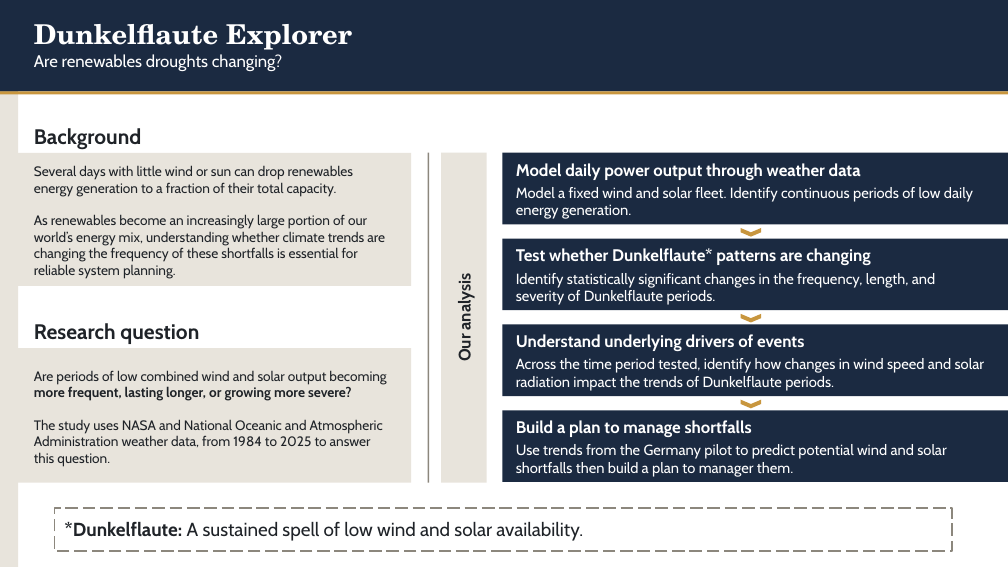
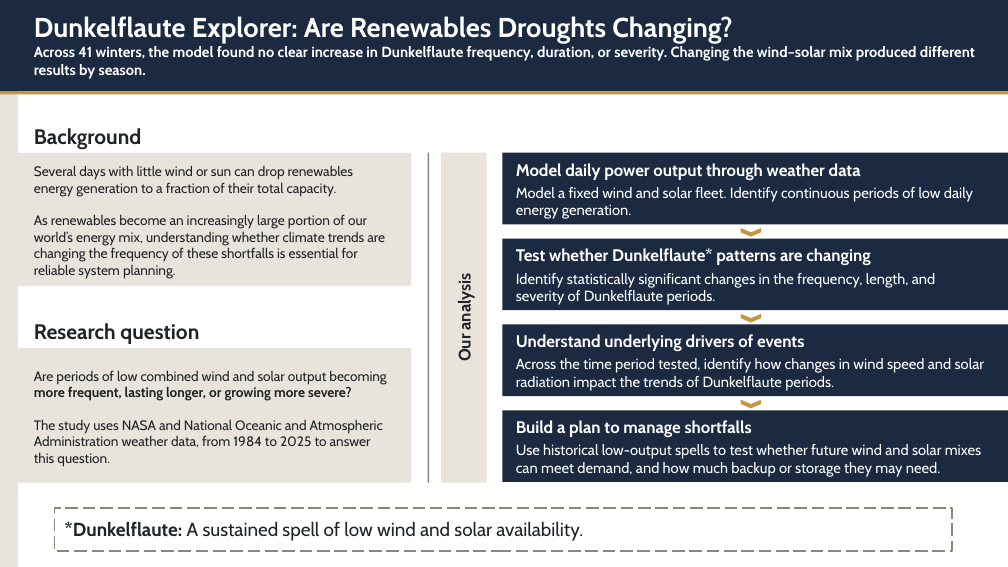
Before and after one commit to asakti47/dunkelflaute-explorer, a slide deck: slide 1 of Dunkelflaute Presentation.pptx. Drawn at 1008x567 pixels with LibreOffice and Linux fonts; fonts in the diff are those of the drawing. Boxes give left, top, right and bottom in pixels: in the first picture for what was removed or moved away, otherwise in the second. Text is boxed around its words. In the diff, an @@ line names an element or a change of style, - is before the commit and + after.

```diff
--- a/Dunkelflaute Presentation.pptx
+++ b/Dunkelflaute Presentation.pptx
@@ text at (x1=34, y1=16, x2=975, y2=79): text changed; size 16 to 14 pt; bold on @@
-Dunkelflaute Explorer
-Are renewables droughts changing?
+Dunkelflaute Explorer: Are Renewables Droughts Changing?
+Across 41 winters, the model found no clear increase in Dunkelflaute frequency, duration, or severity. Changing the wind–solar mix produced different results by season.
@@ text at (x1=516, y1=444, x2=981, y2=477): text changed @@
-Use trends from the Germany pilot to predict potential wind and solar shortfalls then build a plan to manager them.
+Use historical low-output spells to test whether future wind and solar mixes can meet demand, and how much backup or storage they may need.
```
Also in this commit, not shown: 6 other slides changed.
